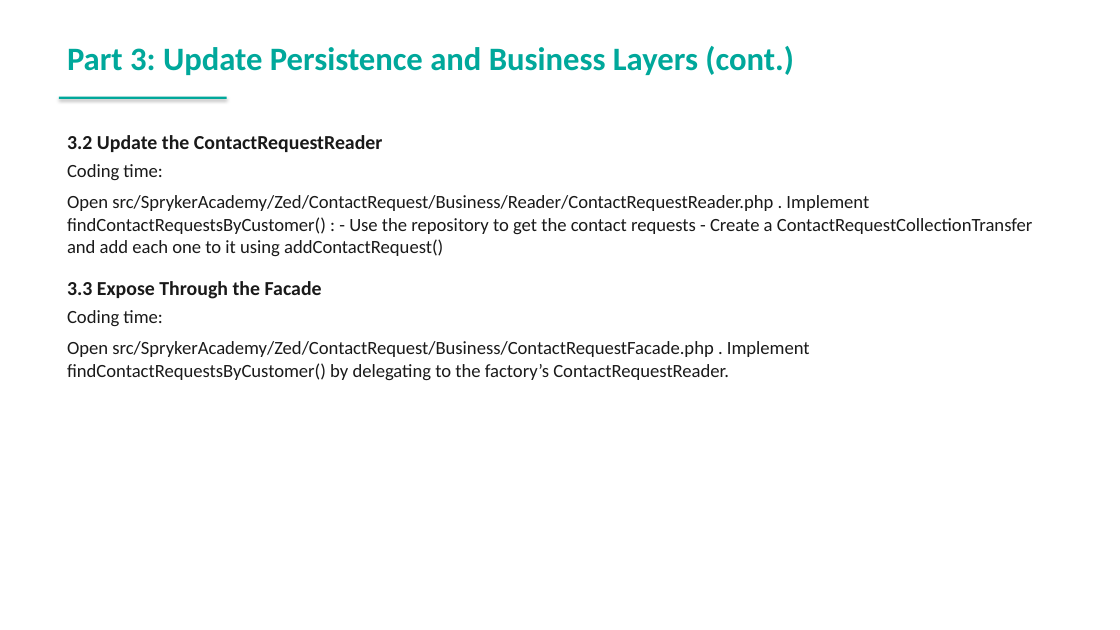
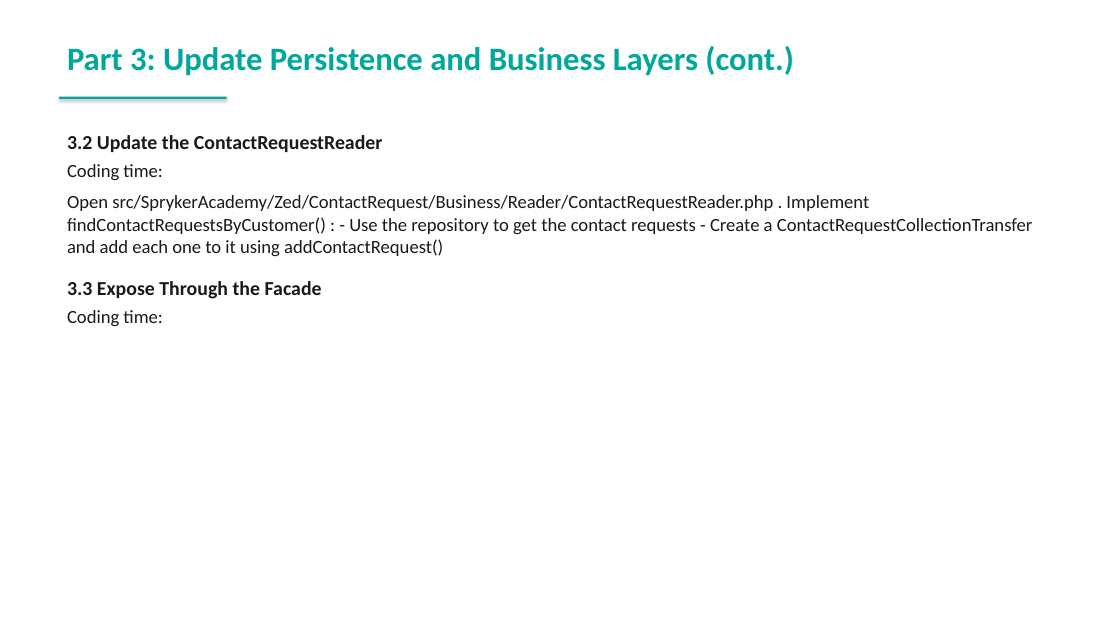
Before and after one commit to spryker-academy/instructor-exercises, a slide deck: slide 180 of guides-pptx/spryker-academy-fundamental.pptx. Drawn at 1120x630 pixels with LibreOffice and Linux fonts; fonts in the diff are those of the drawing. Boxes give left, top, right and bottom in pixels: in the first picture for what was removed or moved away, otherwise in the second. Text is boxed around its words. In the diff, an @@ line names an element or a change of style, - is before the commit and + after.

```diff
--- a/guides-pptx/spryker-academy-fundamental.pptx
+++ b/guides-pptx/spryker-academy-fundamental.pptx
@@ text at (67,341,810,380): paragraph removed @@
-Open src/SprykerAcademy/Zed/ContactRequest/Business/ContactRequestFacade.php . Implement findContactRequestsByCustomer() by delegating to the factory’s ContactRequestReader.
```
Also in this commit, not shown: 1 other slide changed, 2 slides added, 3 other files.
